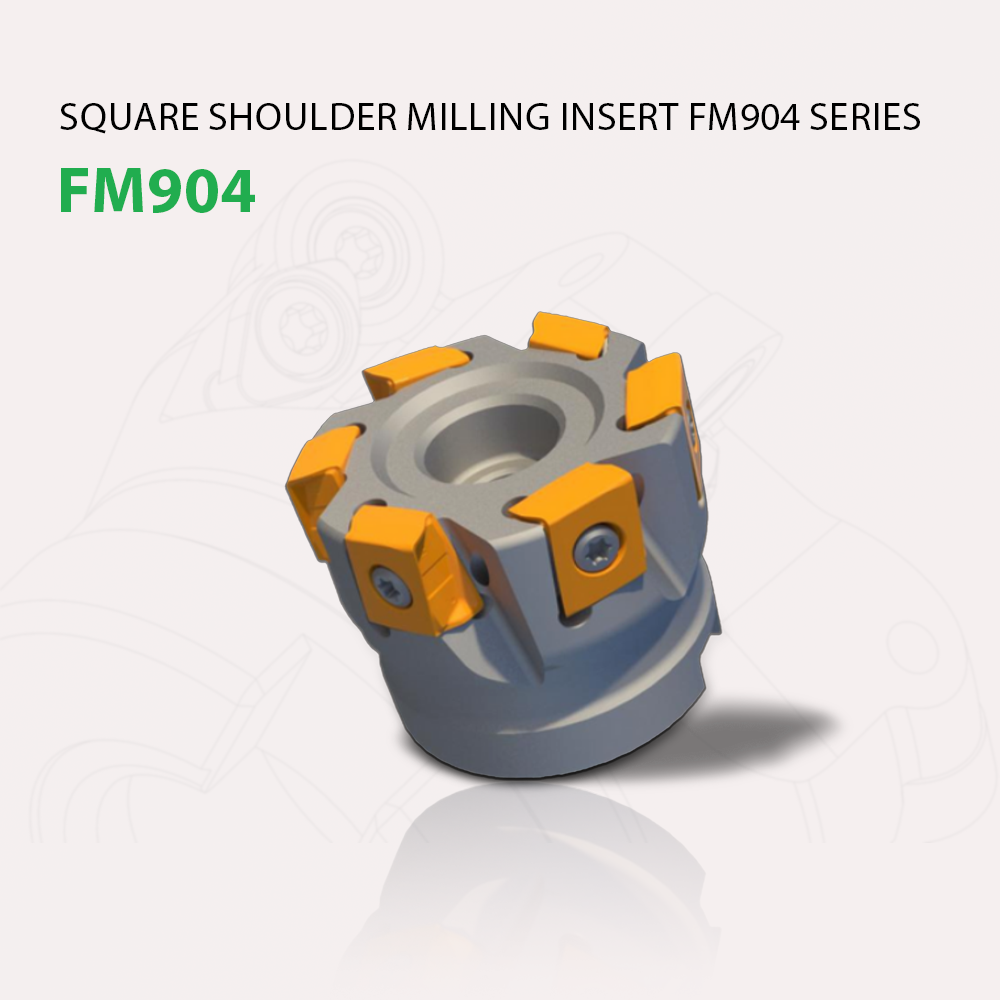
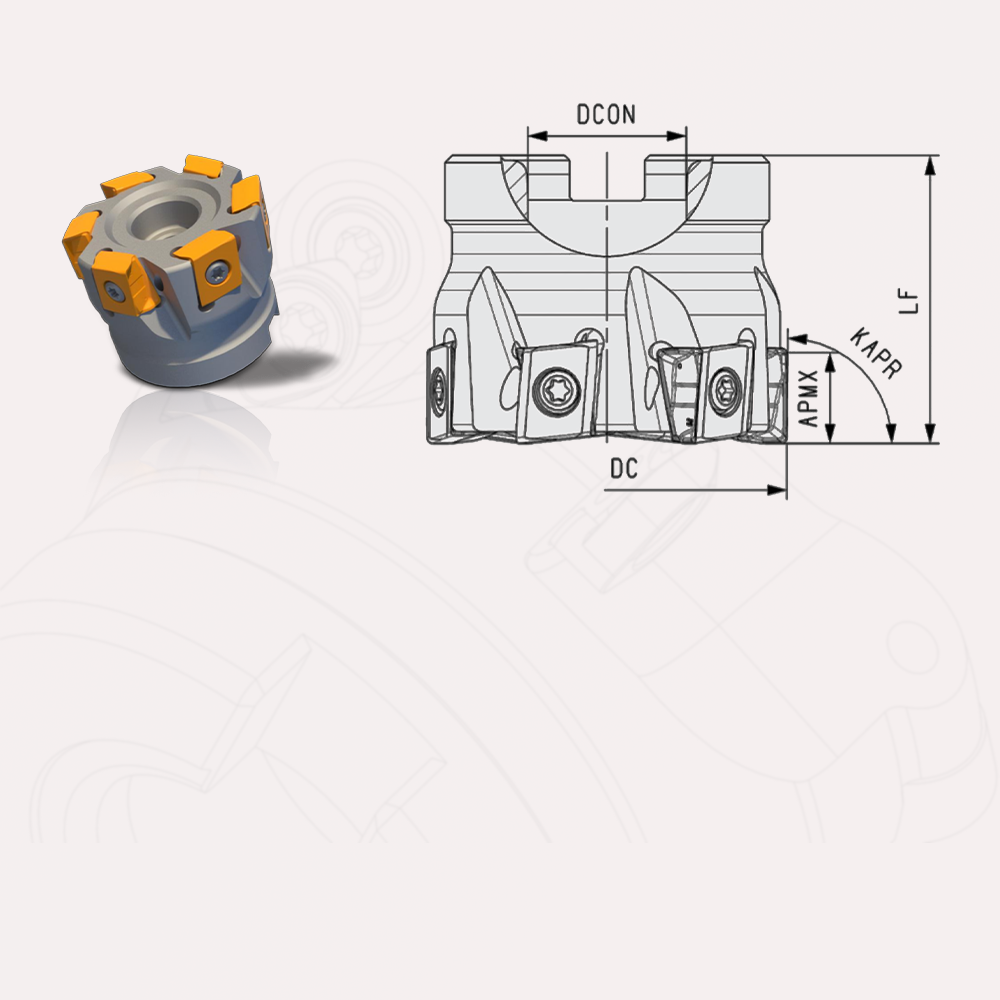
Two versions of the same layered image (1000x1000). Layer-by-layer changes:
added layer "holder-fm904" (1st of 2) above "Color Fill 1" over box(61, 154, 345, 500)
added layer "Color Fill 1" above "holder-seo" over box(425, 103, 940, 501)
moved "FM904 copy" into group "holder-seo" over box(61, 168, 255, 213)
moved "Square shoulder milling insert FM904 series" into group "holder-seo" over box(60, 103, 920, 134)
moved "holder-fm904" (2nd of 2, in "holder-seo") into group "holder-seo" over box(284, 311, 854, 973)